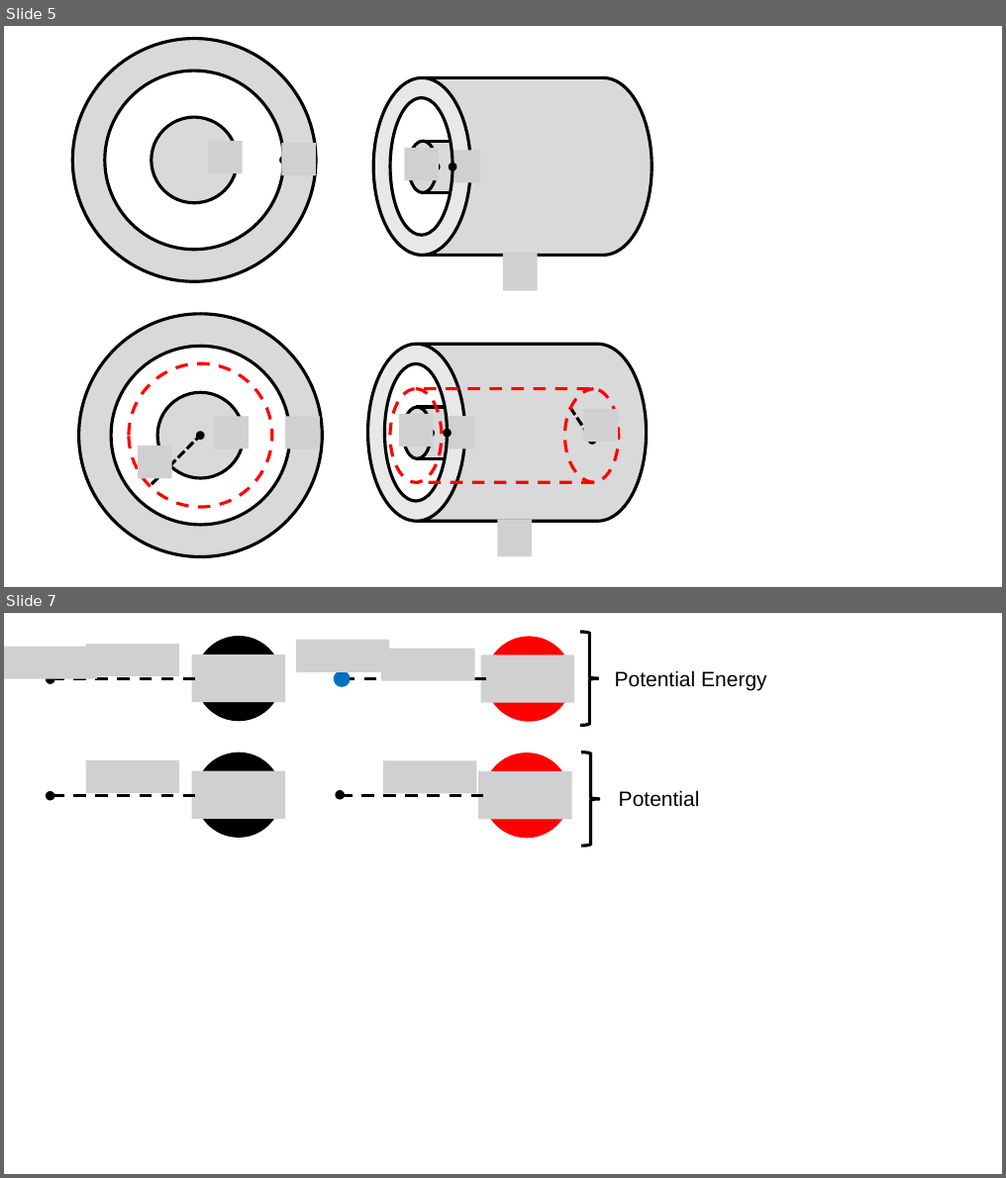
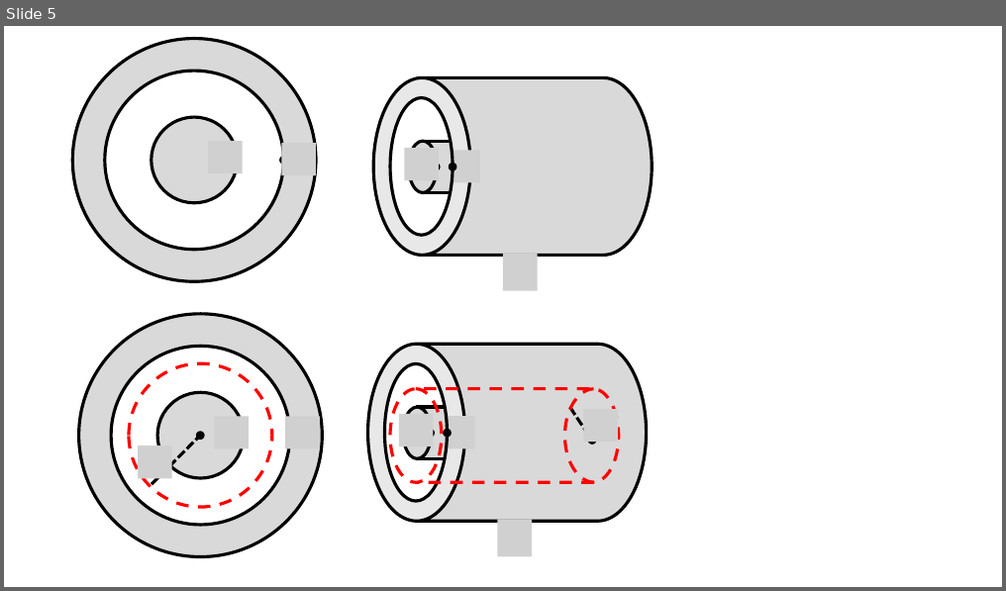
Before and after one commit to OSTP/PhysicsArtofModelling, a slide deck: tex/figures/Potential/Figures.pptx. Shown one above the other, each under a label of ours: slides 5 and 7 before the commit, slide 5 after it; the slides between them are not shown. The pictures are 1006x1178 and 1006x591 pixels, drawn with LibreOffice and Linux fonts; fonts in the diff are those of the drawing; grey boxes stand for pictures. Boxes give left, top, right and bottom in pixels: in the first picture for what was removed or moved away, otherwise in the second. Text is boxed around its words. In the diff, an @@ line names an element or a change of style, - is before the commit and + after.

```diff
--- a/tex/figures/Potential/Figures.pptx
+++ b/tex/figures/Potential/Figures.pptx
@@ slide 7 removed at [4, 613, 1002, 1174], background #FFFFFF @@
@@ group removed at [4, 632, 767, 846]: 10 pictures, 8 ellipses, 4 lines, 2 right braces, 2 texts @@
-Potential Energy
-Potential
```
Also in this commit, not shown: 6 slides added, 2 other slides removed, 40 other files.
